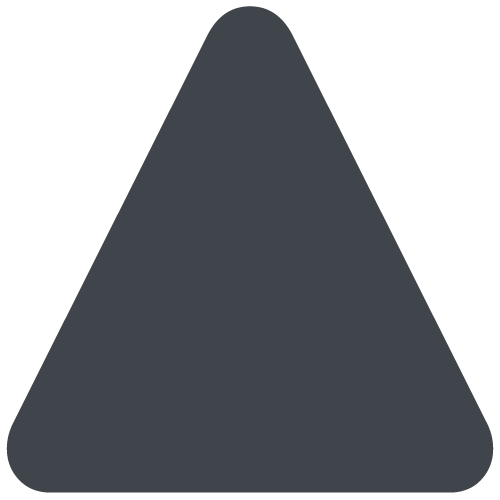
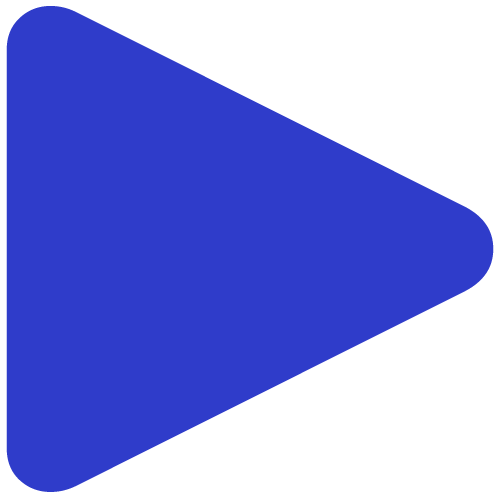
Before/after of a 500×500 layered artwork. What changed in the layer stack:
painted on "Layer 4" over bbox(19, 17, 479, 480)
painted on "⚠" over bbox(6, 6, 494, 493)
